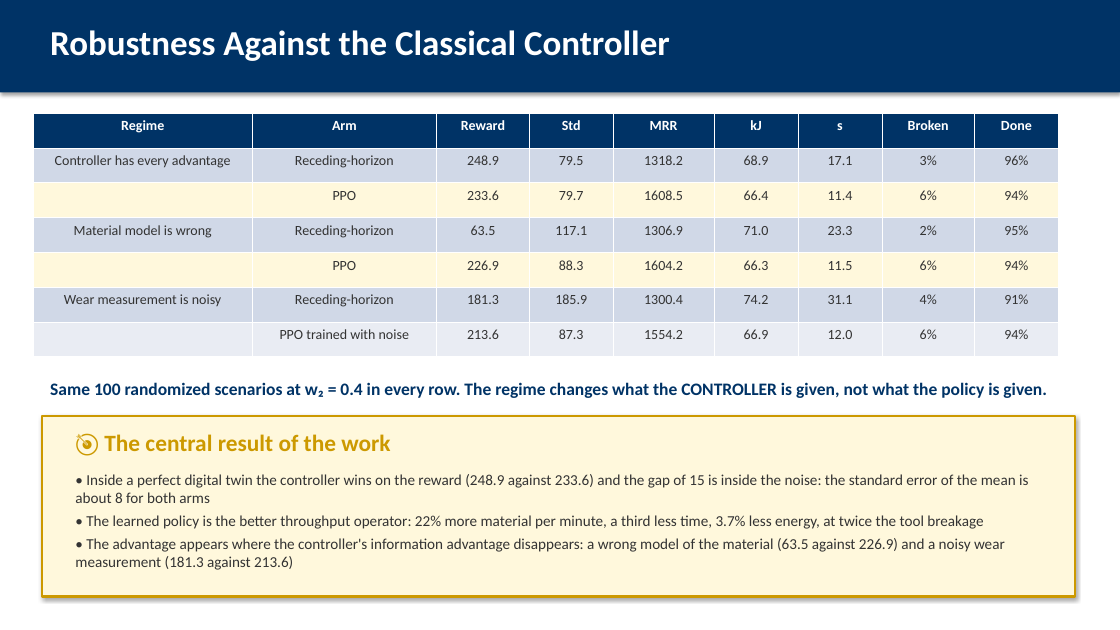
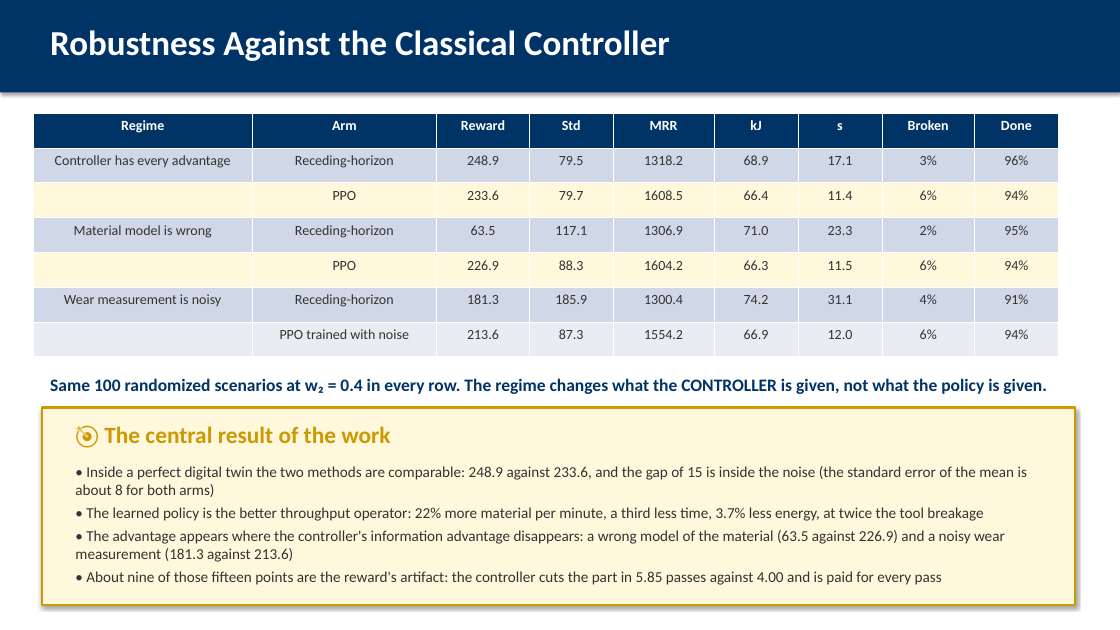
Before and after one commit to AbhinandIITM/AI-in-Mfg, a slide deck: slide 14 of report/presentation.pptx. Drawn at 1120x630 pixels with LibreOffice and Linux fonts; fonts in the diff are those of the drawing. Boxes give left, top, right and bottom in pixels: in the first picture for what was removed or moved away, otherwise in the second. Text is boxed around its words. In the diff, an @@ line names an element or a change of style, - is before the commit and + after.

Commit message:
docs: the reward sensitivity in the report, the deck and the slides
The report gains a section on the accounting of a rate, the sensitivity table
next to the robustness table, and the rewritten reading of the ideal case:
the two methods are comparable, the learned policy is ahead on the physical
metrics and behind on the tool breakage, and the measured gap is partly the
reward's artifact.

The deck gains two frames and the PowerPoint file a slide. The report is 36
pages, the deck 31 frames, the PowerPoint file 26 slides.

```diff
--- a/report/presentation.pptx
+++ b/report/presentation.pptx
@@ text "Same 100 randomized scenarios at ...": place and size @@
-text "Same 100 randomized scenarios at ..." at (50, 382, 1047, 398)
+text "Same 100 randomized scenarios at ..." at (50, 378, 1047, 394)
@@ rectangle: place and size @@
-rectangle at (42, 416, 1075, 597)
+rectangle at (42, 408, 1075, 605)
@@ text "🎯 The central result of ...": place and size @@
-text "🎯 The central result of ..." at (104, 434, 390, 451)
+text "🎯 The central result of ..." at (104, 426, 390, 443)
@@ text "• Inside a perfect digital ...": place and size @@
-text "• Inside a perfect digital ..." at (75, 474, 1028, 570)
+text "• Inside a perfect digital ..." at (75, 466, 1027, 585)
@@ text at (75, 466, 1027, 497): text changed @@
-• Inside a perfect digital twin the controller wins on the reward (248.9 against 233.6) and the gap of 15 is inside the noise: the standard error of the mean is about 8 for both arms
+• Inside a perfect digital twin the two methods are comparable: 248.9 against 233.6, and the gap of 15 is inside the noise (the standard error of the mean is about 8 for both arms)
@@ text at (86, 571, 942, 585): paragraph added @@
+• About nine of those fifteen points are the reward's artifact: the controller cuts the part in 5.85 passes against 4.00 and is paid for every pass
```
Also in this commit, not shown: 7 other slides changed, 1 slide added, 5 other files.
